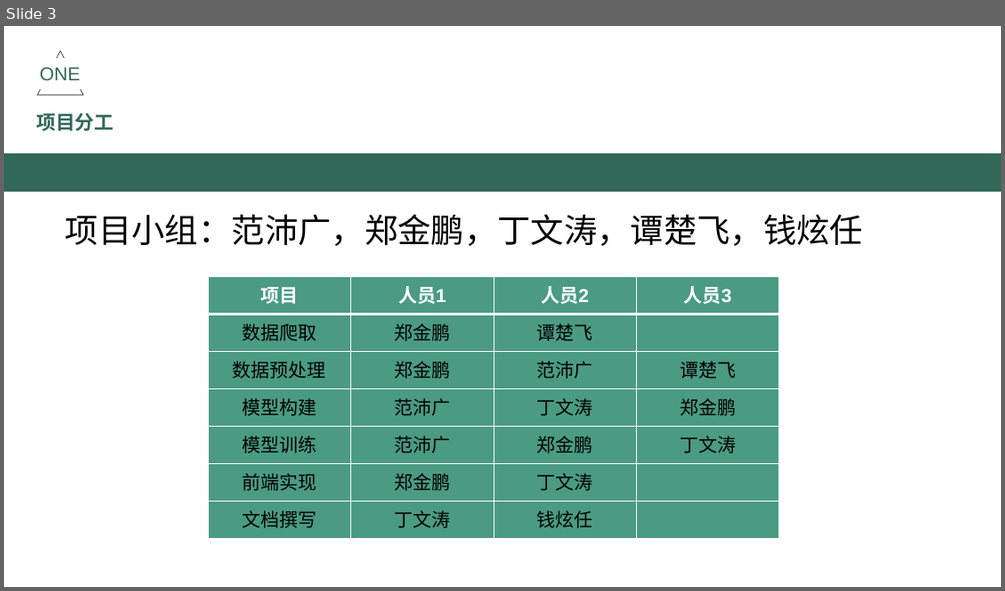
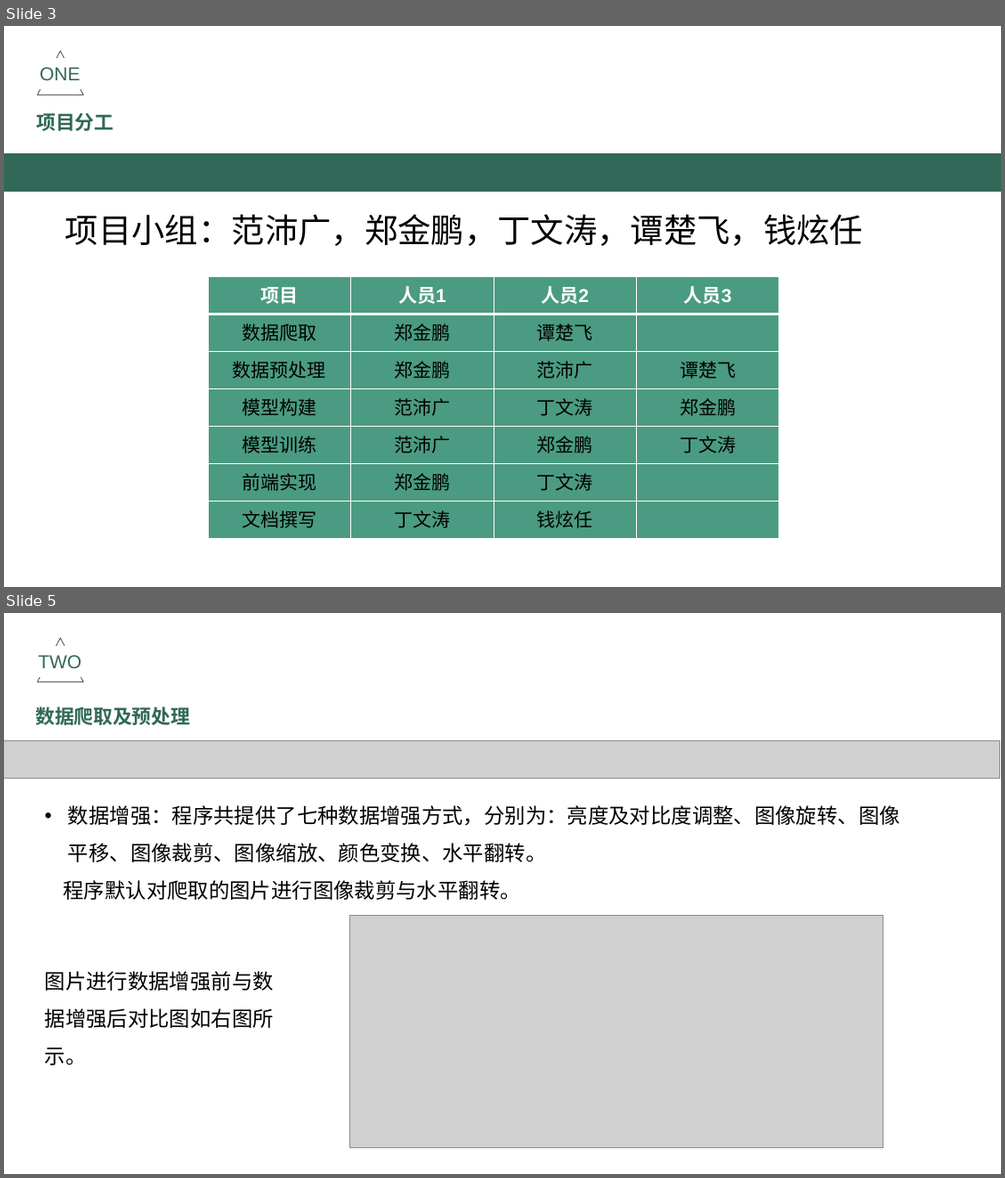
Before and after one commit to zh-jp/flower-recognition, a slide deck: 答辩PPT.pptx. Shown one above the other, each under a label of ours: slide 3 before the commit, slides 3 and 5 after it; the slides between them are not shown. The pictures are 1005x591 and 1005x1178 pixels, drawn with LibreOffice and Linux fonts; fonts in the diff are those of the drawing; grey boxes stand for pictures. Boxes give left, top, right and bottom in pixels: in the first picture for what was removed or moved away, otherwise in the second. Text is boxed around its words. In the diff, an @@ line names an element or a change of style, - is before the commit and + after.

```diff
--- a/答辩PPT.pptx
+++ b/答辩PPT.pptx
@@ slide 5 added at [4, 613, 1001, 1174], background #FFFFFF @@
@@ triangle added at [38, 638, 83, 682], outline #1F1F1F 0.5 pt @@
@@ rectangle added at [31, 647, 90, 676], fill #FFFFFF, outline #FFFFFF 0.75 pt, 18 pt, text #316857 @@
+TWO
@@ text added at [35, 706, 190, 725], 18.7 pt, text #316857, bold @@
+数据爬取及预处理
@@ picture added at [4, 740, 999, 779] @@
@@ text added at [64, 805, 900, 900], 20 pt, text #000000 @@
+• 数据增强：程序共提供了七种数据增强方式，分别为：亮度及对比度调整、图像旋转、图像平移、图像裁剪、图像缩放、颜色变换、水平翻转。
+程序默认对爬取的图片进行图像裁剪与水平翻转。
@@ picture added at [349, 915, 882, 1148] @@
@@ text added at [45, 971, 274, 1065], 20 pt, text #000000 @@
+图片进行数据增强前与数据增强后对比图如右图所示。
```
Also in this commit, not shown: 2 slides changed, 4 other slides added, 2 slides removed, 2 other files.
